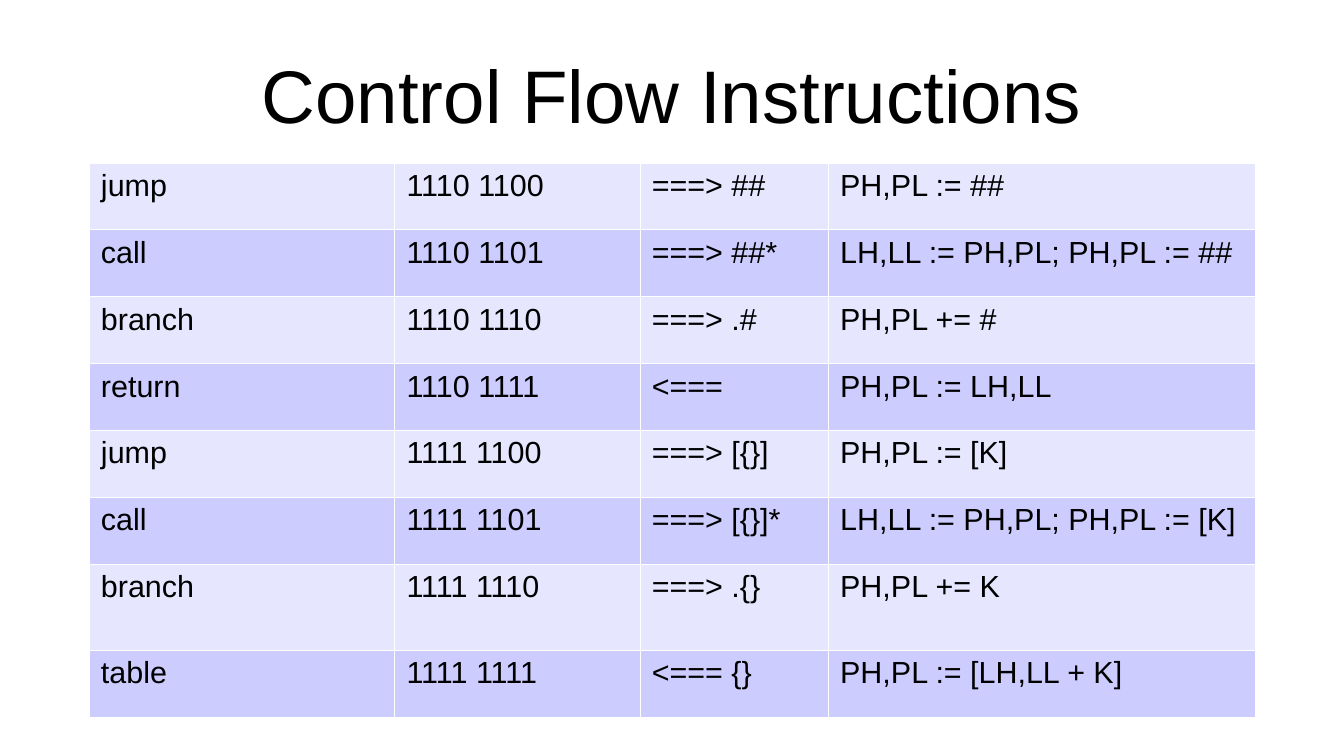
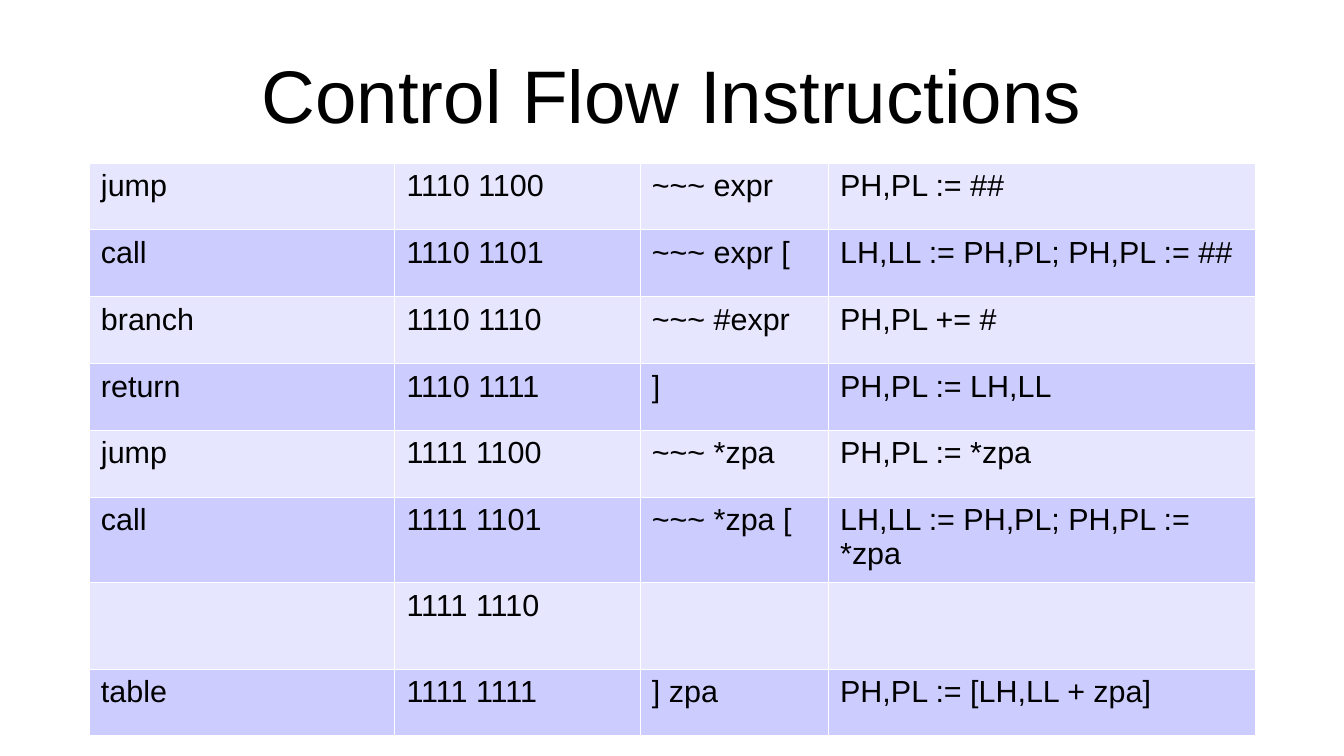
Before and after one commit to jeceljr/baby8, a slide deck: slide 10 of doc/baby8.odp. Drawn at 1344x756 pixels with LibreOffice and Linux fonts; fonts in the diff are those of the drawing. Boxes give left, top, right and bottom in pixels: in the first picture for what was removed or moved away, otherwise in the second. Text is boxed around its words. In the diff, an @@ line names an element or a change of style, - is before the commit and + after.

Commit message:
replaced [zap] and [zap]+ with *zap and *zap++, use one or more ~ for branches to free up = and > for just tests, use [ and ] for calls and returns

```diff
--- a/doc/baby8.odp
+++ b/doc/baby8.odp
@@ table at [89, 162, 1255, 731] @@
-row 1, column 3: ===> ##
+row 1, column 3: ~~~ expr
-row 2, column 3: ===> ##*
+row 2, column 3: ~~~ expr [
-row 3, column 3: ===> .#
+row 3, column 3: ~~~ #expr
-row 4, column 3: <===
+row 4, column 3: ]
-row 5, column 3: ===> [{}]
+row 5, column 3: ~~~ *zpa
-row 5, column 4: PH,PL := [K]
+row 5, column 4: PH,PL := *zpa
-row 6, column 3: ===> [{}]*
+row 6, column 3: ~~~ *zpa [
-row 6, column 4: LH,LL := PH,PL; PH,PL := [K]
+row 6, column 4: LH,LL := PH,PL; PH,PL := *zpa
-row 7: branch | 1111 1110 | ===> .{} | PH,PL += K
+row 7:  | 1111 1110 |  | 
-row 8, column 3: <=== {}
+row 8, column 3: ] zpa
-row 8, column 4: PH,PL := [LH,LL + K]
+row 8, column 4: PH,PL := [LH,LL + zpa]
```
Also in this commit, not shown: 4 other slides changed, 2 other files.
